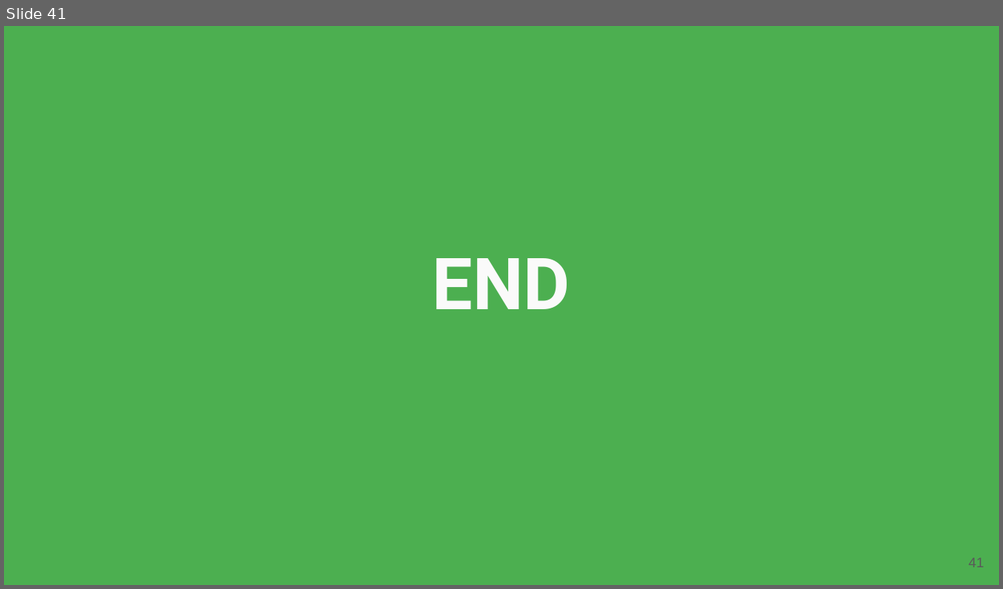
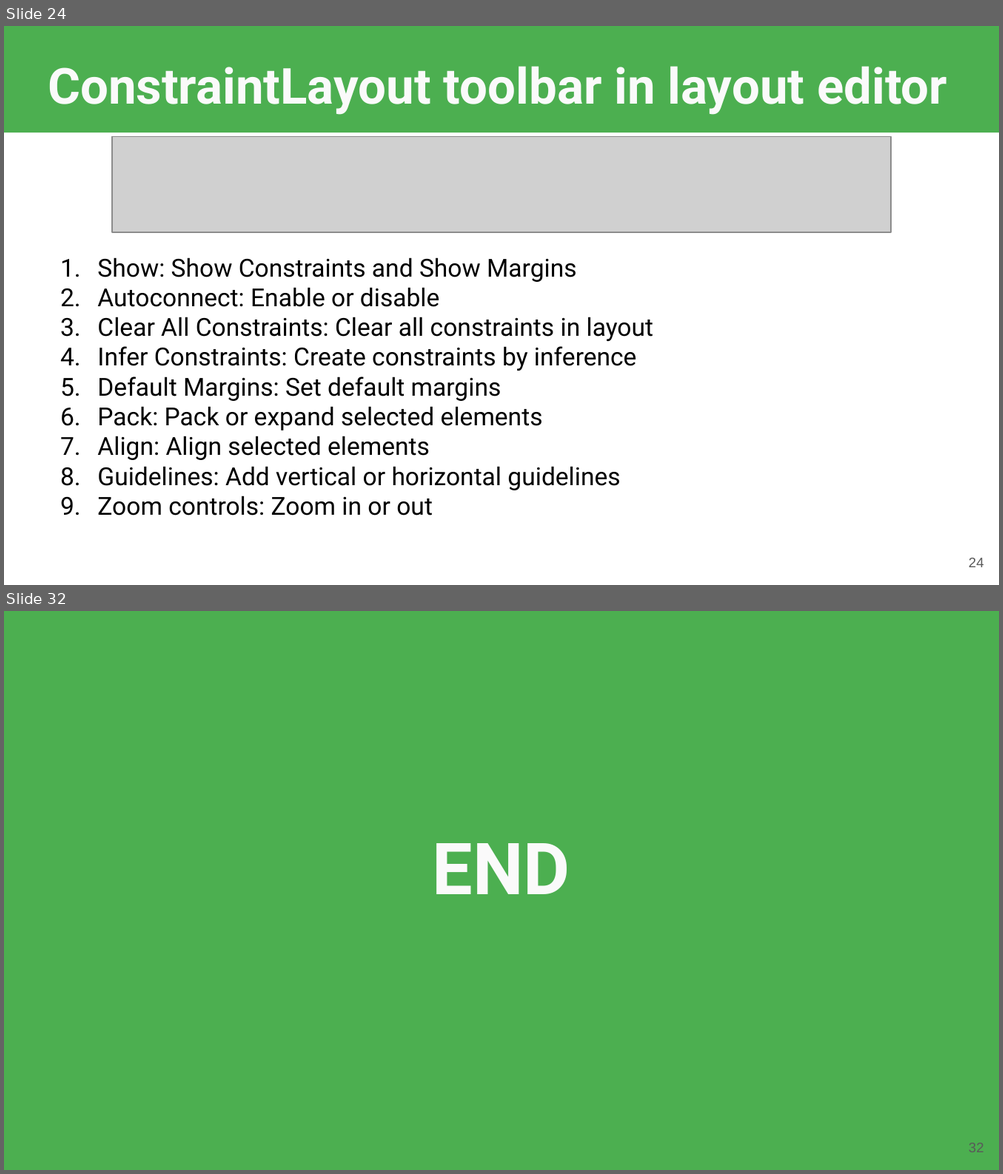
Before and after one commit to robitussin/CTAPDEVL, a slide deck: 3 - User Interface/Layout.pptx. Shown one above the other, each under a label of ours: slide 41 before the commit, slides 24 and 32 after it; the slides between them are not shown. The pictures are 1003x589 and 1003x1174 pixels, drawn with LibreOffice and Linux fonts; fonts in the diff are those of the drawing; grey boxes stand for pictures; background and template pictures are left out. Boxes give left, top, right and bottom in pixels: in the first picture for what was removed or moved away, otherwise in the second. Text is boxed around its words. In the diff, an @@ line names an element or a change of style, - is before the commit and + after.

Commit message:
Updated views and layouts

```diff
--- a/3 - User Interface/Layout.pptx
+++ b/3 - User Interface/Layout.pptx
@@ slide 24 added at (4,26,999,585), background #FFFFFF @@
@@ rectangle added at (4,26,999,133), fill #4CAF50 @@
@@ title added at (48,66,947,115), 36 pt, text #FAFAFA, bold @@
+ConstraintLayout toolbar in layout editor
@@ picture added at (112,136,891,233) @@
@@ text added at (97,258,654,516), 18 pt, text #000000 @@
+1. Show: Show Constraints and Show Margins
+2. Autoconnect: Enable or disable
+3. Clear All Constraints: Clear all constraints in layout
+4. Infer Constraints: Create constraints by inference
+5. Default Margins: Set default margins
+6. Pack: Pack or expand selected elements
+7. Align: Align selected elements
+8. Guidelines: Add vertical or horizontal guidelines
+9. Zoom controls: Zoom in or out
@@ page number added at (968,558,984,568), 10 pt, text #595959 @@
+24
@@ what was slide 41 is now slide 32 @@
@@ page number at (968,1143,984,1153): text changed @@
-41
+32
```
Also in this commit, not shown: 3 slides changed, 27 other slides added, 37 slides removed.
